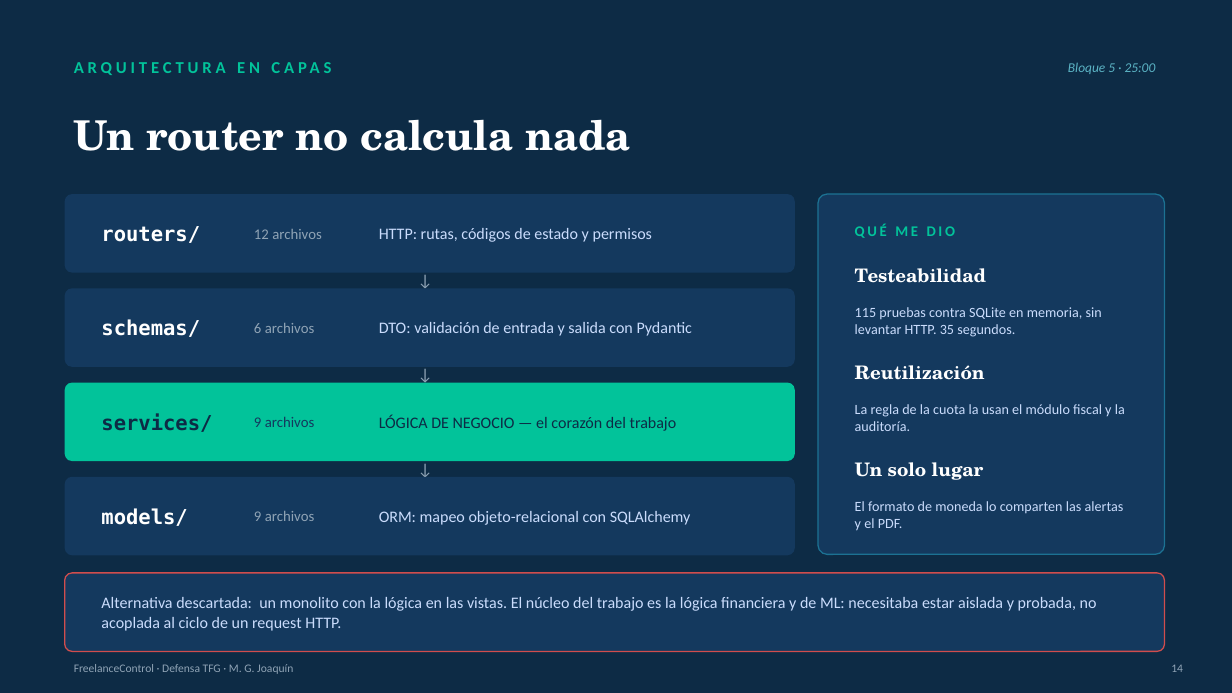
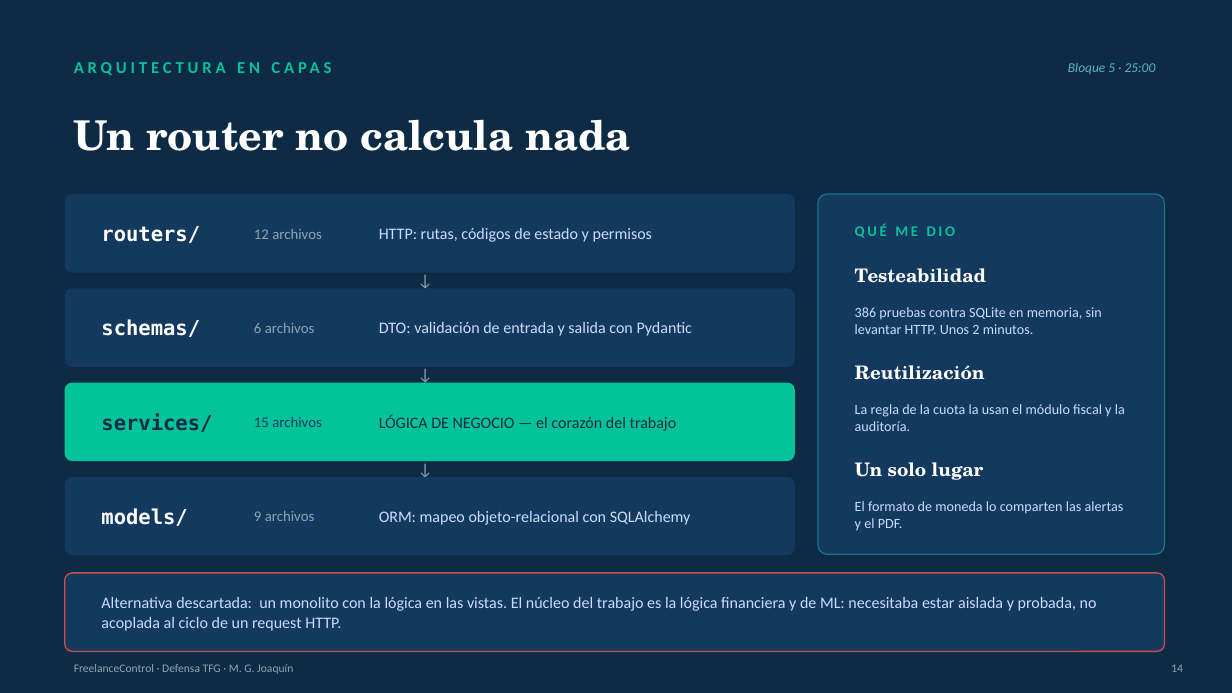
Before and after one commit to marcosjoaquin19/tfg-gestion-financiera-freelancers, a slide deck: slide 14 of defensa_final/slides/FreelanceControl_Defensa_Final.pptx. Drawn at 1232x693 pixels with LibreOffice and Linux fonts; fonts in the diff are those of the drawing. Boxes give left, top, right and bottom in pixels: in the first picture for what was removed or moved away, otherwise in the second. Text is boxed around its words. In the diff, an @@ line names an element or a change of style, - is before the commit and + after.

Commit message:
docs(defensa): guion, arquitectura y diapositivas al día con el código
- Referencias archivo:línea corregidas (18 apuntaban a líneas corridas) y
  filas nuevas en el índice: recomendaciones, controles de Groq, firma de
  la proyección, escala versionada y clave de firma.
- Estado fiscal: año en curso + proyección hasta diciembre (HU-10), con el
  semáforo sobre la proyección; no "12 meses móviles".
- Prophet: 10 ingresos y 3 meses cerrados; media móvil de totales mensuales.
- Huella de alertas: el registro que las originó, no (tipo, monto).
- Escala de monotributo con histórico en la base (migración 0012).
- Aviso de alcance en seis pantallas; recomendaciones en su propio servicio.
- Discrepancias con la tesis: recomendaciones sin Groq y año calendario.
- 386 pruebas, 15 servicios, volumen de código actualizado.

```diff
--- a/defensa_final/slides/FreelanceControl_Defensa_Final.pptx
+++ b/defensa_final/slides/FreelanceControl_Defensa_Final.pptx
@@ text at (855, 307, 1102, 334): text changed @@
-115 pruebas contra SQLite en memoria, sin levantar HTTP. 35 segundos.
+386 pruebas contra SQLite en memoria, sin levantar HTTP. Unos 2 minutos.
@@ text at (254, 417, 322, 427): text changed @@
-9 archivos
+15 archivos
```
Also in this commit, not shown: 9 other slides changed, 3 other files.
